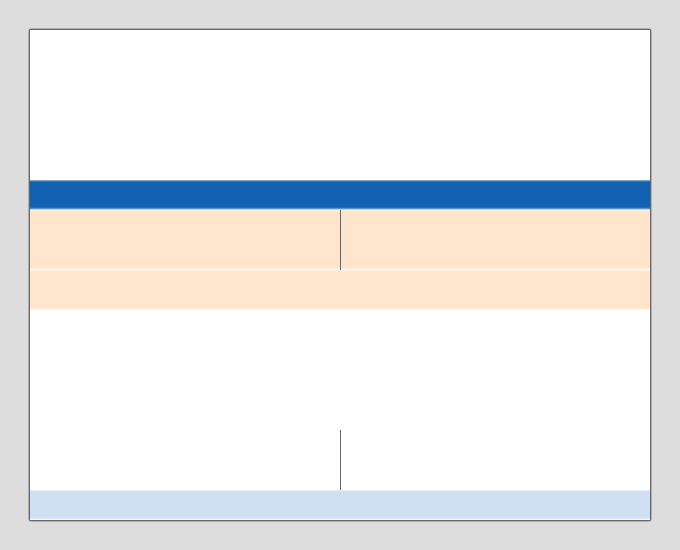
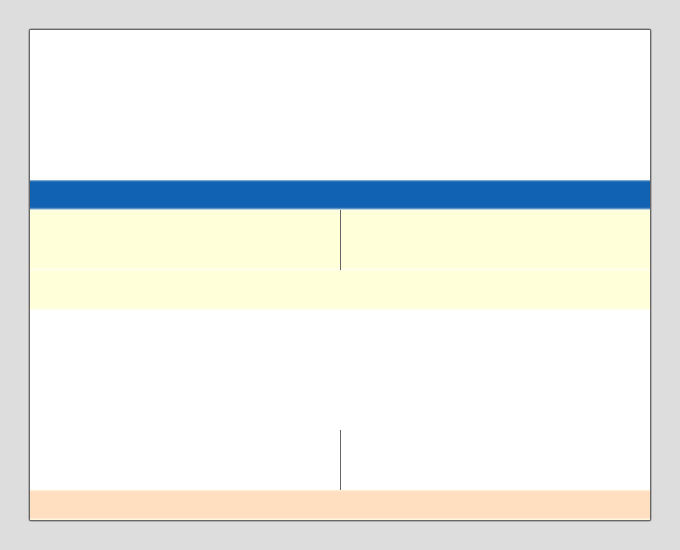
Two versions of the same layered image (680 x 550). Layer-by-layer changes:
pixels changed over box(30, 210, 650, 520) (layer not identified)
